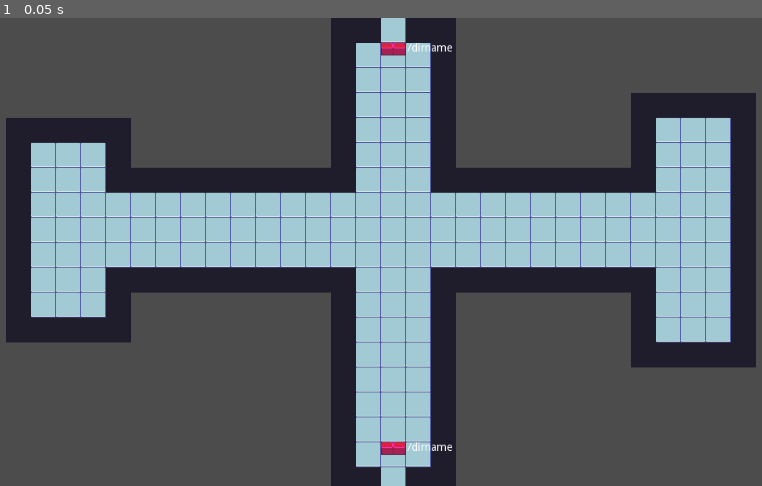
Above: before the commit, frame 1.
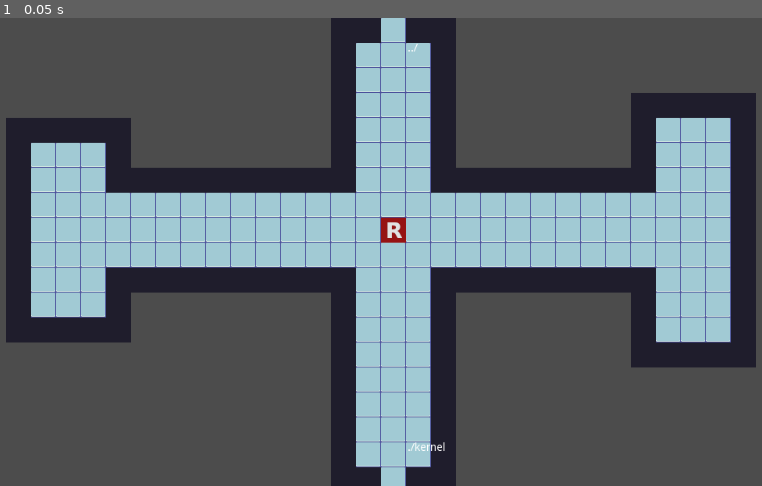
Above: after the commit, the same moment.

Repository: diogojs/ggj2023
Game: Godot game, scene res://rooms/root/room.tscn
Same seed, same stepped clock (60 frames per second), same inputs: the game is played once before the commit and once after it. This scene is started directly instead of the project's main scene.
Inputs:
- Up to frame 1 (0.05 s): no input

The runs differ from the first frame. In frame 1, 0.5% of the frame differs, in the area x 50-60%, y 5-94%.

Commit message:
Add Text to /root

Diff:
--- a/source/rooms/root/room.tscn
+++ b/source/rooms/root/room.tscn
@@ -1,8 +1,10 @@
-[gd_scene load_steps=4 format=2]
+[gd_scene load_steps=6 format=2]
 
 [ext_resource path="res://tilemap/scenary.tres" type="TileSet" id=1]
+[ext_resource path="res://interactive/PermissionHandler.tscn" type="PackedScene" id=2]
 [ext_resource path="res://door/Door.tscn" type="PackedScene" id=3]
 [ext_resource path="res://rooms/Room.gd" type="Script" id=4]
+[ext_resource path="res://interactive/Readable.tscn" type="PackedScene" id=5]
 
 [node name="Room" type="Node2D"]
 script = ExtResource( 4 )
@@ -10,10 +12,18 @@
 [node name="Door" parent="." instance=ExtResource( 3 )]
 position = Vector2( 512, 544 )
 dir_name = "kernel"
+is_locked = false
+
+[node name="Label" parent="Door" index="5"]
+text = "./kernel"
 
 [node name="Door2" parent="." instance=ExtResource( 3 )]
 position = Vector2( 512, 32 )
 dir_name = ".."
+is_locked = false
+
+[node name="Label" parent="Door2" index="5"]
+text = "../"
 
 [node name="Walls" type="Node2D" parent="."]
 position = Vector2( 320, 64 )
@@ -29,3 +39,20 @@
 show_collision = true
 format = 1
 tile_data = PoolIntArray( -65521, 0, 65539, -65520, 0, 65539, -65519, 0, 65539, 14, 0, 65539, 15, 0, 65539, 16, 0, 6554 …(4868 unchanged characters)…
+
+[node name="PermissionHandler" parent="." instance=ExtResource( 2 )]
+position = Vector2( 528, 272 )
+
+[node name="ButtonArea2D" parent="PermissionHandler" index="0"]
+permissions = {
+"execute": 9,
+"read": 1,
+"write": 9
+}
+
+[node name="Readable" parent="PermissionHandler/Interactive" index="0" instance=ExtResource( 5 )]
+file_content = "To safely upgrade the system use the command at the /root/kernel folder: sudo apt upgrade"
+
+[editable path="Door"]
+[editable path="Door2"]
+[editable path="PermissionHandler"]
